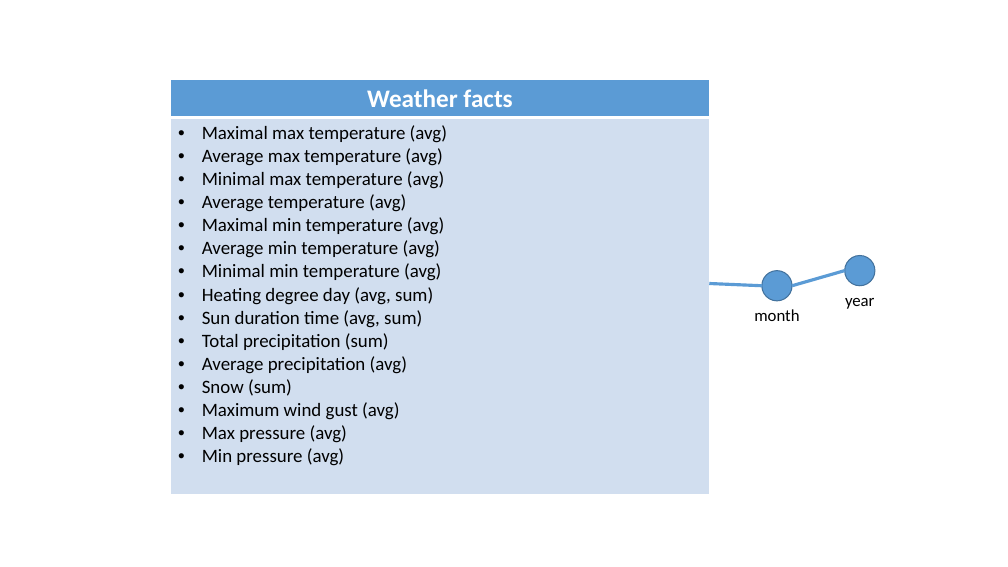
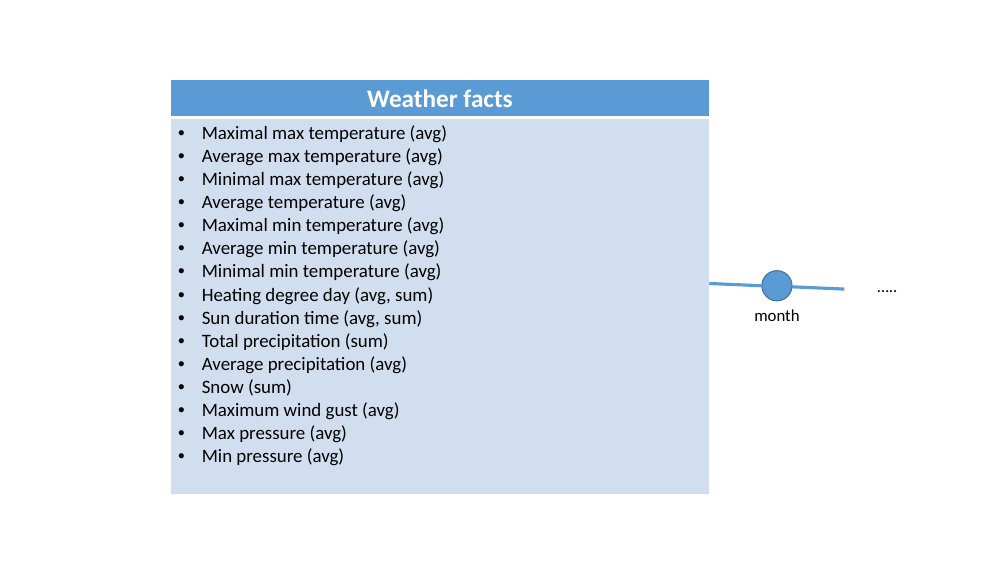
Before and after one commit to mroklom/Projet-Decisionnel-JVCTL, a slide deck: slide 3 of df-model/df-model.pptx. Drawn at 1008x567 pixels with LibreOffice and Linux fonts; fonts in the diff are those of the drawing. Boxes give left, top, right and bottom in pixels: in the first picture for what was removed or moved away, otherwise in the second. Text is boxed around its words. In the diff, an @@ line names an element or a change of style, - is before the commit and + after.

```diff
--- a/df-model/df-model.pptx
+++ b/df-model/df-model.pptx
@@ ellipse removed at [845, 256, 875, 286] @@
@@ line moved from (845, 271) - (792, 286) to (792, 287) - (845, 289) @@
@@ text removed at [845, 298, 875, 309] @@
-year
@@ text added at [846, 271, 929, 299], 16 pt, text #000000 @@
+…..
```
Also in this commit, not shown: 2 other slides changed, 1 slide added, 2 other files.
